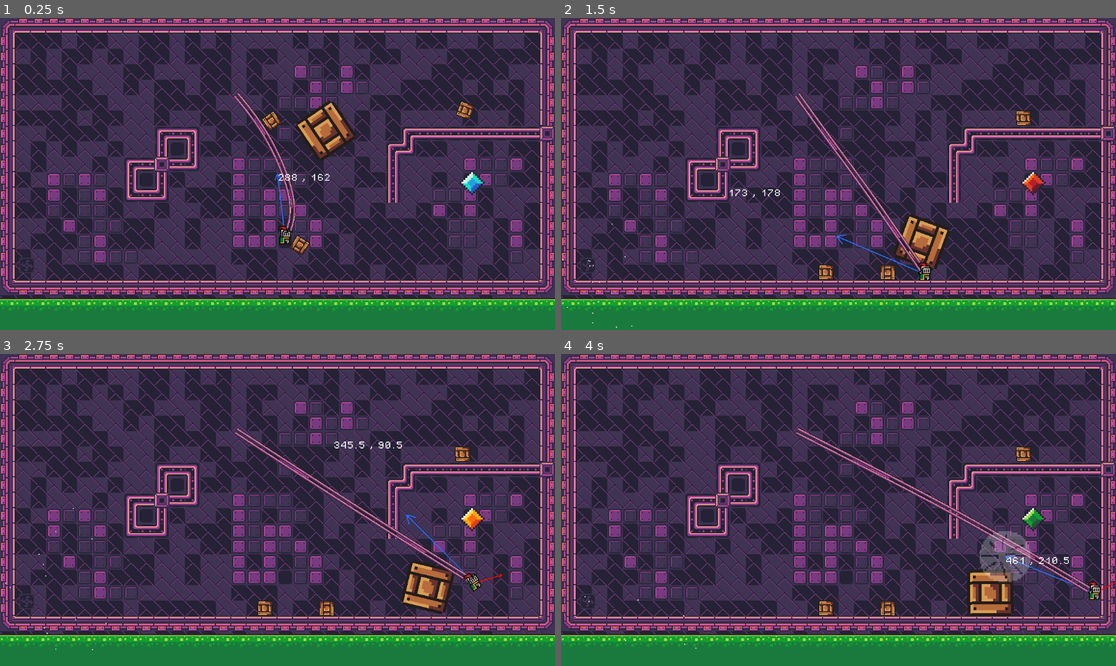
Above: before the commit, frames 1-4 (two rows, left to right).
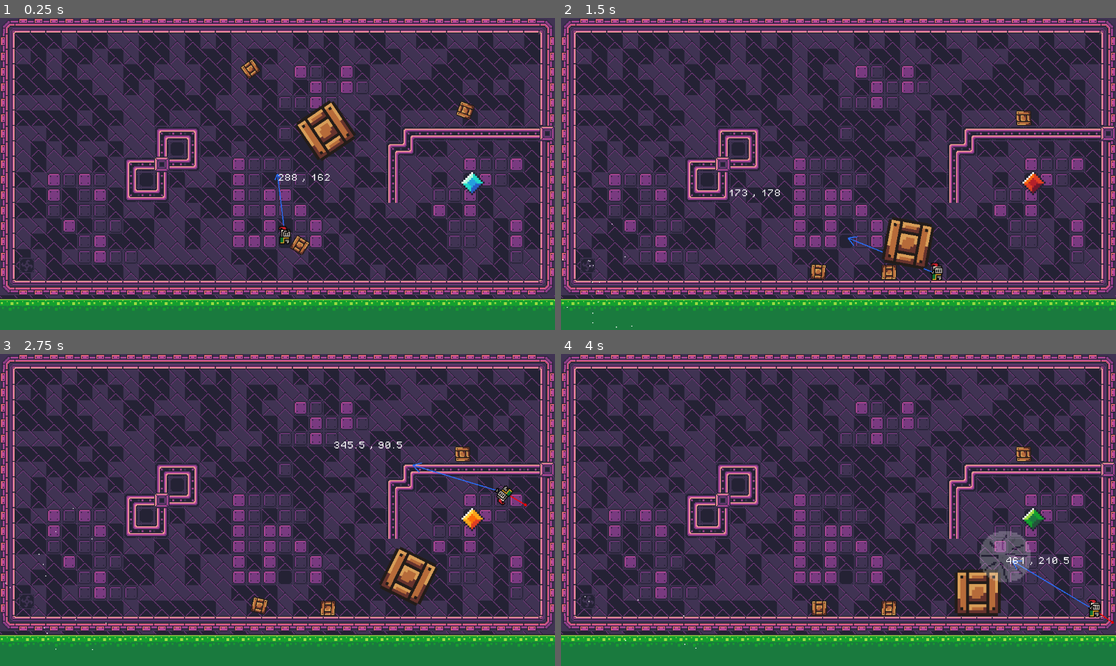
Above: after the commit, the same moments.

Repository: varblez/ZeroG
Game: Godot game, scene res://Scene/game.tscn
Two runs of this game, one before a commit and one after it. Both use one fixed random seed, a clock stepped at 60 frames per second and the inputs below.
Inputs (mouse positions are in pixels of both pictures, inside the frame that each line leads up to):
- Up to frame 1 (0.25 s): no input
- Up to frame 2 (1.5 s): tap Enter (ui_accept) at 0.5, 0.77 s; move the mouse to (960, 158) at 0.52 s; hold V (vent) 0.53-1.28 s; hold D (right) from 0.53 s (still down); tap G (gravity) at 0.6 s; move the mouse to (727, 189) at 1.27 s; tap V (vent) at 1.35 s
- Up to frame 3 (2.75 s): tap Enter (ui_accept) at 1.52 s; tap G (gravity) at 1.55 s; move the mouse to (333, 441) at 2.02 s; release D (right) at 2.03 s; hold A (left) from 2.03 s (still down); hold V (vent) from 2.03 s (still down); click (333, 441) at 2.1 s
- Up to frame 4 (4 s): move the mouse to (810, 572) at 2.77 s; release A (left) at 2.78 s; release V (vent) at 2.78 s; hold D (right) from 2.78 s (still down); tap Q (gadget) at 2.85 s; tap Enter (ui_accept) at 3.02, 3.77 s; tap G (gravity) at 3.05 s; move the mouse to (1005, 556) at 3.52 s; hold V (vent) from 3.53 s (still down); tap F (grab) at 3.6 s

The runs differ from the first frame. In frame 1, 0.7% of the frame differs, in the area x 42-54%, y 13-69%; in frame 2, 2.4%; in frame 3, 3.1%, in the area x 42-95%, y 23-84%; in frame 4, 2.7%.
Error after the commit: Parse Error: Preload file "res://Scene/cb_links.tscn" does not exist. (res://Scripts/verlet_rope.gd:5)

Commit message:
character body rope segments

Diff:
--- a/zerog/Scene/game.tscn
+++ b/zerog/Scene/game.tscn
@@ -209,7 +209,7 @@
 zoom = Vector2(2, 2)
 
 [node name="Box" parent="." instance=ExtResource("4_7rcon")]
-position = Vector2(282, 107)
+position = Vector2(260, 53)
 rotation = -0.617029
 
 [node name="Box2" parent="." instance=ExtResource("4_7rcon")]
--- a/zerog/Scripts/verlet_rope.gd
+++ b/zerog/Scripts/verlet_rope.gd
@@ -2,9 +2,10 @@
 
 @onready var line_2d: Line2D = $Line2D
 @export var player : RigidBody2D
-var RIGID_SEGMENT_TEST = preload("res://Scene/rigid_segment_test.tscn")
+const CB_LINKS = preload("res://Scene/cb_links.tscn")
 var ropeSegmentsCur : Array[Vector2]
 var ropeSegmentsPrev : Array[Vector2]
+var ropeColliders : Array[CharacterBody2D]
 var ropeSegLen := 3.0
 var numSegs := 35
 var inst
@@ -17,51 +18,63 @@
 		ropeSegmentsCur.append(ropeStartPoint)
 		ropeSegmentsPrev.append(ropeStartPoint)
 		line_2d.add_point(ropeStartPoint)
+		ropeColliders.append(CB_LINKS.instantiate())
+		self.add_child(ropeColliders[i])
+		ropeColliders[i].position = ropeSegmentsCur[i]
+		ropeColliders[i].set_target(ropeSegmentsCur[i])
 		ropeStartPoint.y += ropeSegLen
-	inst = RIGID_SEGMENT_TEST.instantiate()
-	self.add_child(inst)
-	inst.set_a(ropeSegmentsCur[0])
-	inst.set_b(player.position)
 
 # Called every frame. 'delta' is the elapsed time since the previous frame.
 func _physics_process(delta: float) -> void:
-	#inst.set_a(ropeSegmentsCur[0])
-	inst.set_b(player.position)
-	var r_gravity = Vector2.DOWN* 0#25.0
+	var r_gravity = Vector2.DOWN* 0 #25.0
 	for i in numSegs:
 		var velocity = ropeSegmentsCur[i] - ropeSegmentsPrev[i]
 		ropeSegmentsPrev[i] = ropeSegmentsCur[i]
 		ropeSegmentsCur[i] += velocity
 		ropeSegmentsCur[i] += r_gravity*delta
+		ropeColliders[i].set_target(ropeSegmentsCur[i])
 
-	for i in 10:
+	for i in 50:
 		ApplyConstraints()
 	SyncRope()
 
 func ApplyConstraints():
-	ropeSegmentsCur[-1] = to_local(player.position)
+	#ropeSegmentsCur[-1] = to_local(player.position)
+	##attach start to the origin point of the scene
 	ropeSegmentsCur[0] = Vector2.ZERO
-
+	##loop preventing neighboring segments from getting too far apart
 	for i in numSegs-1:
+		##save working segments so we dont override till were done
 		var firstSeg = ropeSegmentsCur[i]
 		var secSeg = ropeSegmentsCur[i+1]
+		##how far the segments are apart
 		var dist = (firstSeg - secSeg).length()
+		##difference with desired length
 		var error = abs(dist-ropeSegLen)
+		##find direction to move in
 		var changeDir = Vector2.ZERO
 		if dist > ropeSegLen:
 			changeDir = (firstSeg - secSeg).normalized()
 		elif dist < ropeSegLen:
 			changeDir = (secSeg - firstSeg).normalized()
-
+		##how far we need to move the segments total
 		var changeAmount = changeDir * error
+		##if not anchor point move both points towards eachother
 		if i != 0:
+			##move first segment half the distance needed and save it
 			firstSeg -= changeAmount*0.5
 			ropeSegmentsCur[i] = firstSeg
+			##move firs segment half the distance needed and save it
 			secSeg += changeAmount * 0.5
 			ropeSegmentsCur[i+1] = secSeg
+		##if first segment only move second segment
 		else:
 			secSeg += changeAmount
 			ropeSegmentsCur[i+1] = secSeg
+	for i in numSegs:
+		if (ropeColliders[i].position - ropeSegmentsCur[i]).length() > 1.0:
+			ropeSegmentsCur[i] = ropeColliders[i].position
+			#ropeSegmentsPrev[i] = ropeColliders[i].position
 
 func SyncRope():
 	for i in numSegs:
